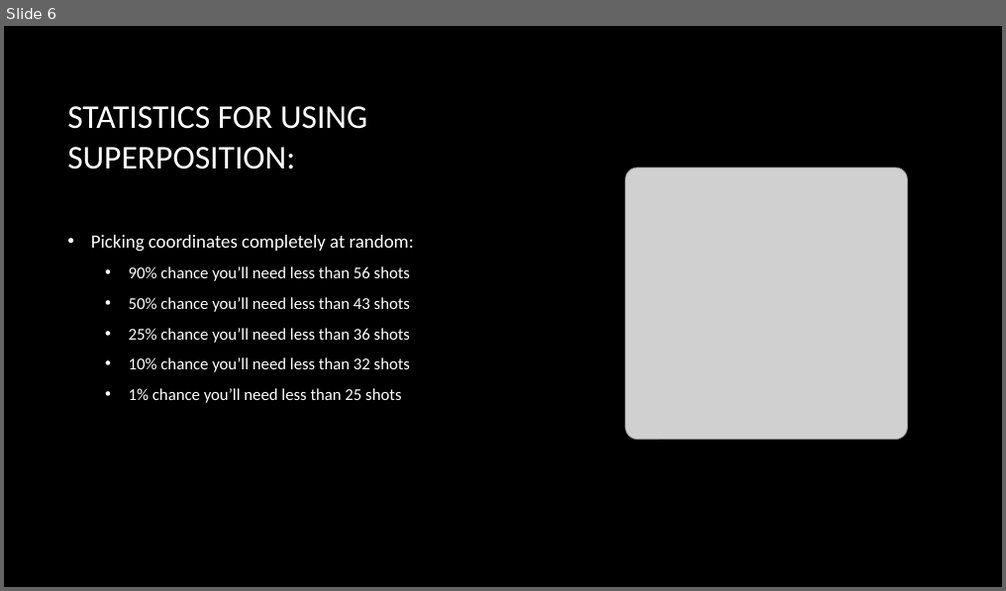
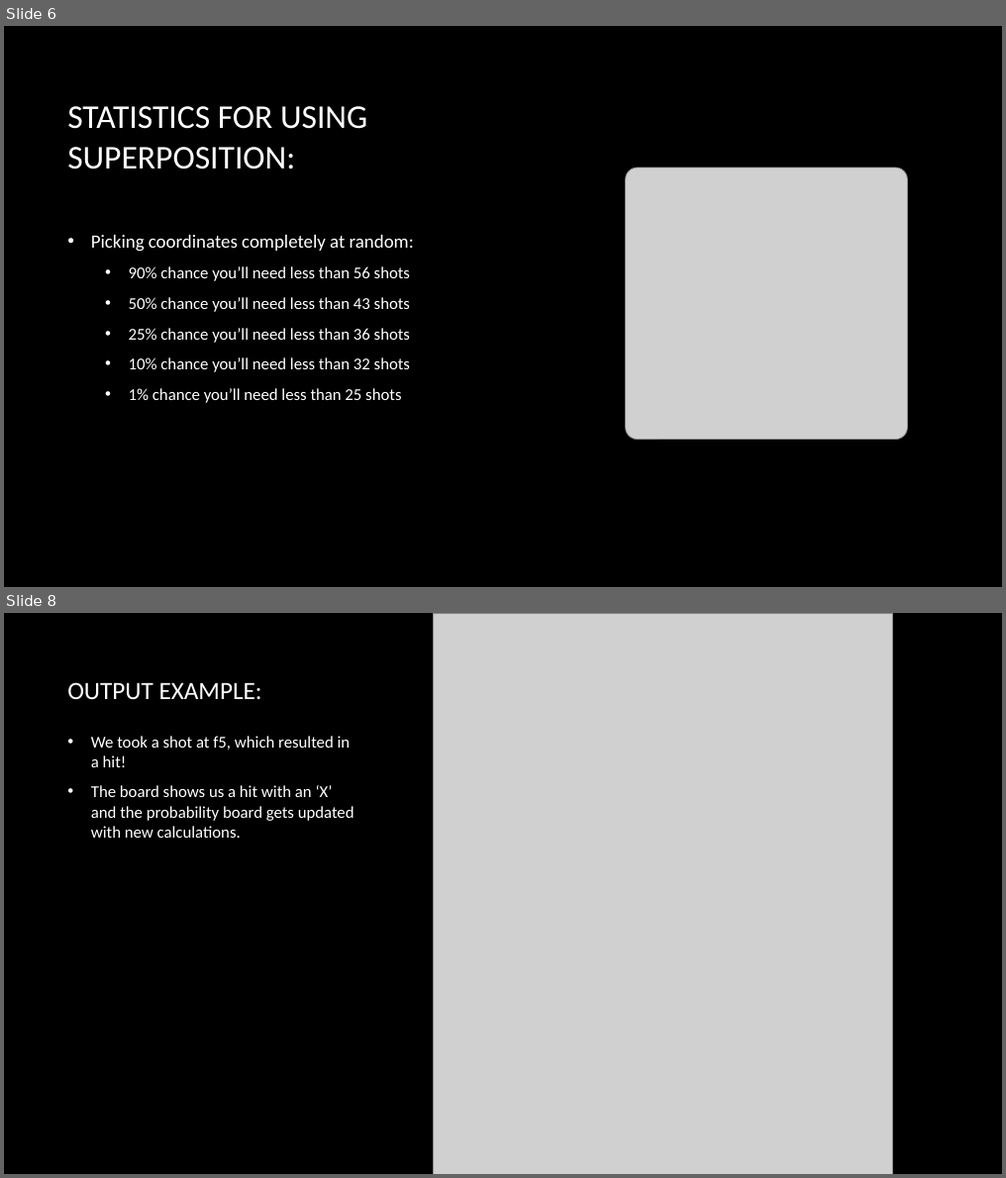
Before and after one commit to chestonthegray/cs5500-project, a slide deck: Project Presentation.pptx. Shown one above the other, each under a label of ours: slide 6 before the commit, slides 6 and 8 after it; the slides between them are not shown. The pictures are 1006x591 and 1006x1178 pixels, drawn with LibreOffice and Linux fonts; fonts in the diff are those of the drawing; grey boxes stand for pictures; background and template pictures are left out. Boxes give left, top, right and bottom in pixels: in the first picture for what was removed or moved away, otherwise in the second. Text is boxed around its words. In the diff, an @@ line names an element or a change of style, - is before the commit and + after.

```diff
--- a/Project Presentation.pptx
+++ b/Project Presentation.pptx
@@ slide 8 added at <box>4,613,1002,1174</box>, background picture (left out) @@
@@ picture added at <box>434,613,893,1174</box> @@
@@ title added at <box>67,682,262,700</box>, 24 pt, text #FFFFFF @@
+OUTPUT EXAMPLE:
@@ text added at <box>91,736,354,838</box>, 16 pt, text #FFFFFF @@
+• We took a shot at f5, which resulted in a hit!
+• The board shows us a hit with an ‘X’ and the probability board gets updated with new calculations.
```
Also in this commit, not shown: 10 other slides added.
